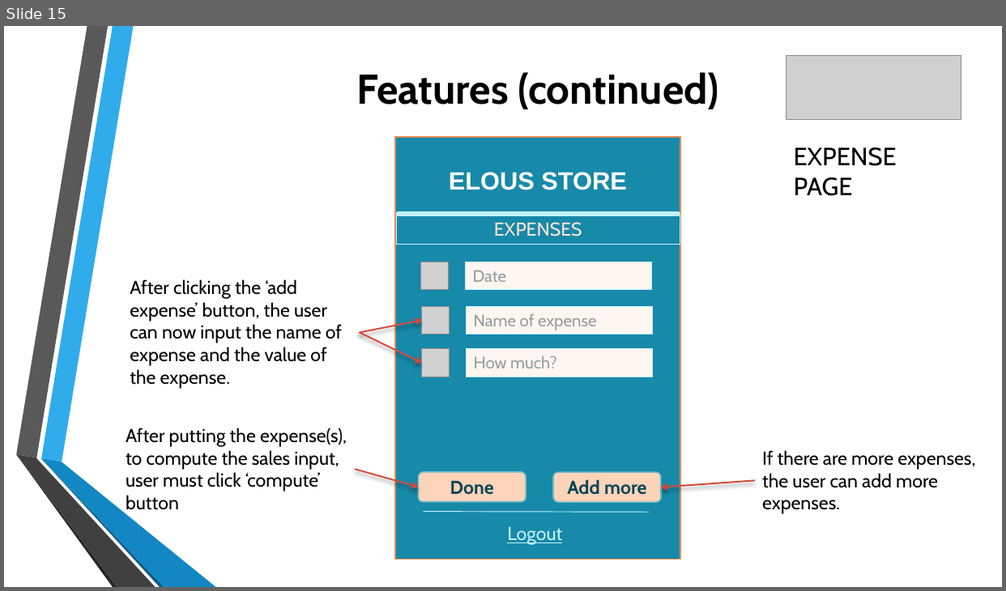
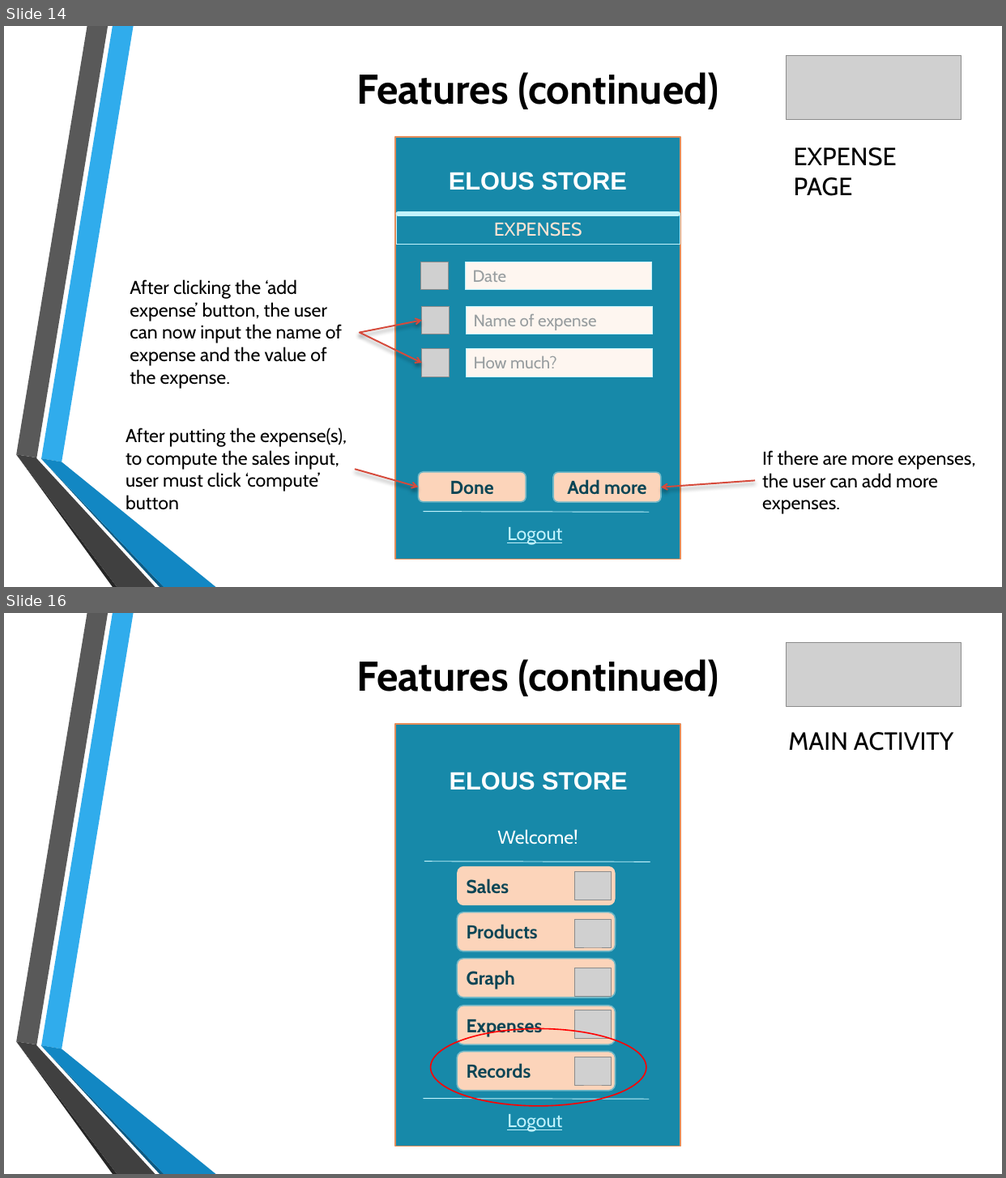
Before and after one commit to jgtadeo/Project--MOBAPPL, a slide deck: Mobile Application.pptx. Shown one above the other, each under a label of ours: slide 15 before the commit, slides 14 and 16 after it; the slides between them are not shown. The pictures are 1006x591 and 1006x1178 pixels, drawn with LibreOffice and Linux fonts; fonts in the diff are those of the drawing; grey boxes stand for pictures; background and template pictures are left out. Boxes give left, top, right and bottom in pixels: in the first picture for what was removed or moved away, otherwise in the second. Text is boxed around its words. In the diff, an @@ line names an element or a change of style, - is before the commit and + after.

```diff
--- a/Mobile Application.pptx
+++ b/Mobile Application.pptx
@@ slide 16 added at [4, 613, 1002, 1174], background picture (left out); not listed: 6 template elements that a slide beside it also shows @@
@@ title added at [356, 659, 719, 696], 40 pt, text #000000, bold @@
+Features (continued)
@@ picture added at [786, 643, 961, 707] @@
@@ rectangle added at [394, 724, 681, 1147], fill #1789A9, outline #E38C59 1.25 pt @@
@@ text added at [788, 732, 953, 751], 24 pt, text #000000 @@
+MAIN ACTIVITY
@@ text added at [450, 772, 627, 790], 24 pt, text #FFFFFF, bold @@
+ELOUS STORE
@@ text added at [497, 829, 577, 845], 18 pt, text #FFFFFF @@
+Welcome!
@@ line added from (424, 862) to (650, 862), #C2F3FD 0.75 pt @@
@@ rounded rectangle added at [457, 867, 615, 905], fill #FCD4BA, 18 pt, text #0B4555, bold @@
+Sales
@@ picture added at [574, 872, 611, 900] @@
@@ rounded rectangle added at [457, 913, 615, 952], fill #FCD4BA, outline #71B8C7 1.25 pt, 18 pt, text #0B4555, bold @@
+Products
@@ picture added at [574, 919, 611, 948] @@
@@ rounded rectangle added at [457, 959, 615, 998], fill #FCD4BA, outline #71B8C7 1.25 pt, 18 pt, text #0B4555, bold @@
+Graph
@@ picture added at [574, 969, 611, 997] @@
@@ rounded rectangle added at [457, 1006, 615, 1045], fill #FCD4BA, outline #71B8C7 1.25 pt, 18 pt, text #0B4555, bold @@
+Expenses
@@ picture added at [574, 1011, 611, 1039] @@
@@ ellipse added at [431, 1029, 646, 1106], outline #FF0000 1.25 pt @@
@@ rounded rectangle added at [457, 1052, 615, 1091], fill #FCD4BA, outline #71B8C7 1.25 pt, 18 pt, text #0B4555, bold @@
+Records
@@ picture added at [574, 1057, 611, 1085] @@
@@ line added from (424, 1099) to (649, 1100), #C2F3FD 0.75 pt @@
@@ text added at [507, 1114, 562, 1132], 18 pt, text #C2F3FD, underline @@
+Logout
@@ what was slide 15 is now slide 14 @@
```
Also in this commit, not shown: 9 slides changed, 1 other slide added.
